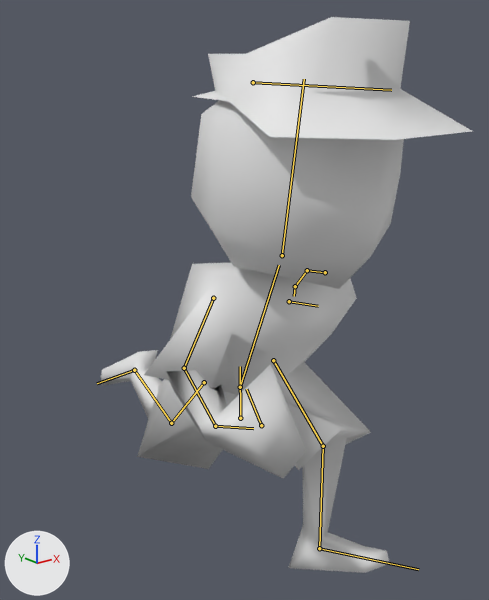
Renders of the FBX model Assets/Models/Character/character.fbx from each side of a commit.
Before and after are seen from a 50 mm camera at (-1.117, -1.415, 1.344) aimed at (0.057, 0.053, 0.757). Every picture has the same lights, and +X, +Y and +Z are marked at lower left. Both versions are drawn at frame 1 of the action 'Armature|Walk'; the numbers are the values there. The bones that bend it are drawn over the model as lines.

Names of what the first picture shows: 'Body'.
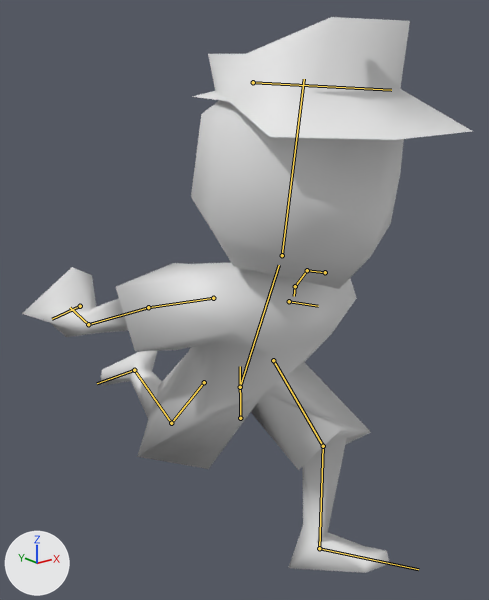
Where the change shows, as pixel boxes (x1, y1, x2, y2) in the pictures (489 x 600 px):
'Body', posed (21% wider): before (101, 17, 472, 573); after (22, 17, 472, 573)
bone 'Arm_R', root to tip: before (213, 298) to (184, 368); after (213, 298) to (148, 307)
bone 'Forearm_R', root to tip: before (184, 368) to (215, 426); after (148, 307) to (88, 324)
bone 'Hand_R', root to tip: before (215, 426) to (253, 428); after (88, 324) to (70, 307)

The edits, one by one:
Bone 'Arm_R' (bone_arm_r) turns from (27, 25, 57) to (-44, 11, 30) degrees about its own x, y and z.
Bone 'Forearm_R' (bone_forearm_r) turns from (66, 10, 24) to (-4, 1, 2) degrees about its own x, y and z.
Bone 'Hand_R' (bone_hand_r) turns from (25, 2, 46) to (-40, -28, 18) degrees about its own x, y and z.
